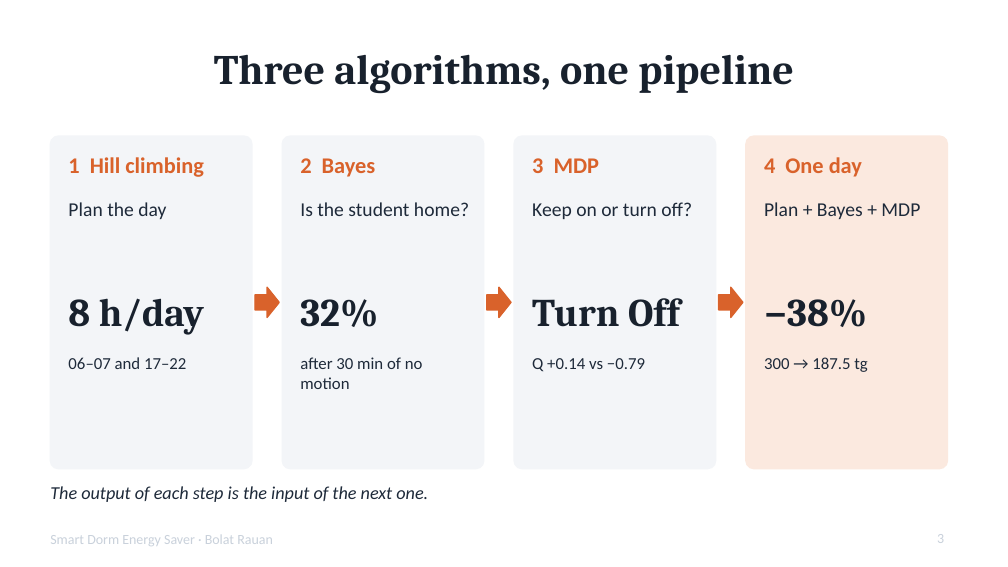
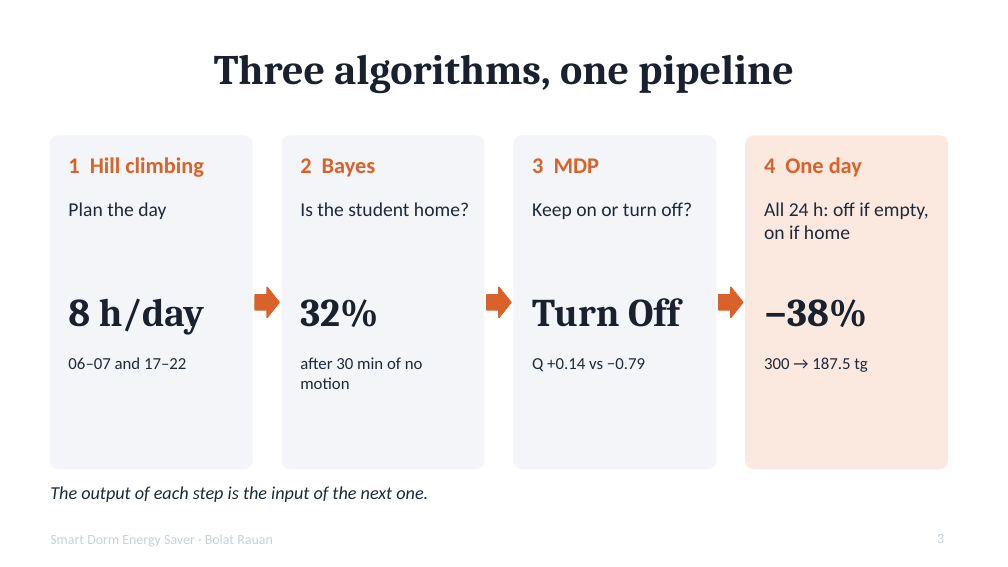
Before and after one commit to rauanking/smart-dorm, a slide deck: slide 3 of docs/Smart_Dorm_Presentation_Bolat_Rauan.pptx. Drawn at 1008x567 pixels with LibreOffice and Linux fonts; fonts in the diff are those of the drawing. Boxes give left, top, right and bottom in pixels: in the first picture for what was removed or moved away, otherwise in the second. Text is boxed around its words. In the diff, an @@ line names an element or a change of style, - is before the commit and + after.

```diff
--- a/docs/Smart_Dorm_Presentation_Bolat_Rauan.pptx
+++ b/docs/Smart_Dorm_Presentation_Bolat_Rauan.pptx
@@ text at (x1=764, y1=202, x2=929, y2=239): text changed @@
-Plan + Bayes + MDP
+All 24 h: off if empty, on if home
```
Also in this commit, not shown: 1 other slide changed, 19 other files.
